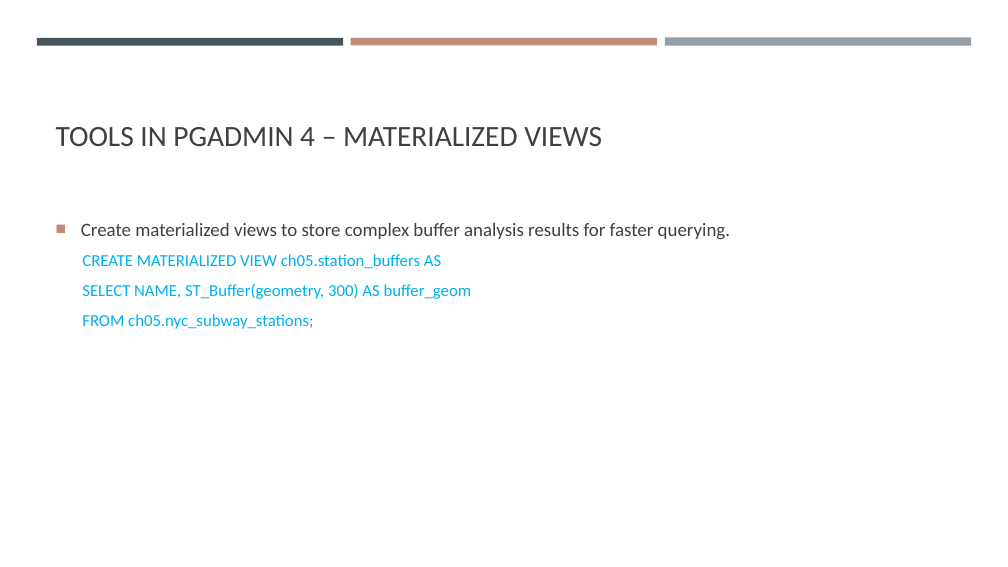
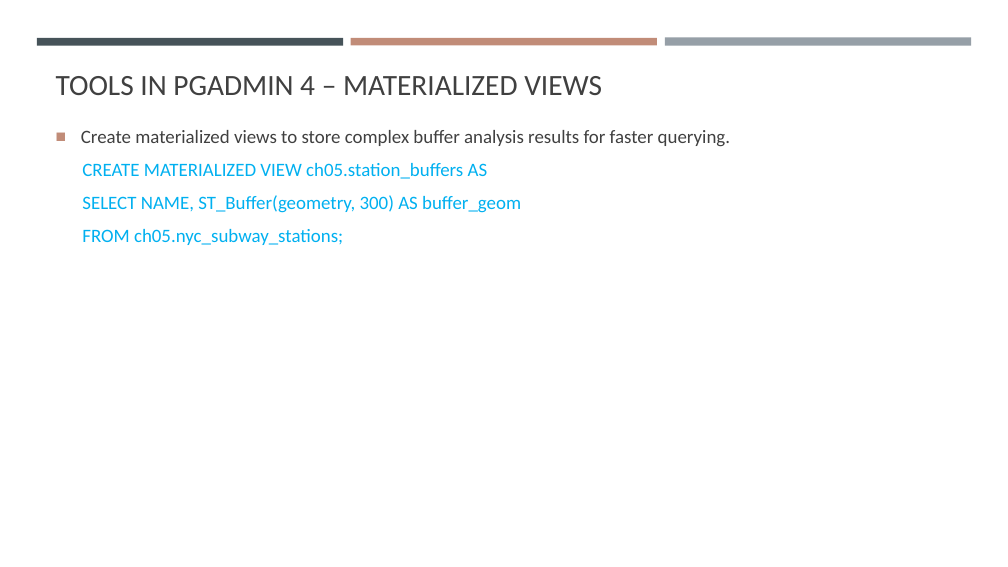
Before and after one commit to gisynw/ssj-376, a slide deck: slide 15 of docs/Lectures/Week05/Week05_Park02.pptx (slide 18 before the commit). Drawn at 1008x567 pixels with LibreOffice and Linux fonts; fonts in the diff are those of the drawing. Boxes give left, top, right and bottom in pixels: in the first picture for what was removed or moved away, otherwise in the second. Text is boxed around its words. In the diff, an @@ line names an element or a change of style, - is before the commit and + after.

```diff
--- a/docs/Lectures/Week05/Week05_Park02.pptx
+++ b/docs/Lectures/Week05/Week05_Park02.pptx
@@ title "TOOLS IN PGADMIN 4 – ...": place and size @@
-title "TOOLS IN PGADMIN 4 – ..." at [56, 127, 602, 146]
+title "TOOLS IN PGADMIN 4 – ..." at [56, 76, 602, 95]
@@ text "Create materialized views to store ...": place and size @@
-text "Create materialized views to store ..." at [81, 223, 730, 329]
+text "Create materialized views to store ..." at [81, 130, 730, 245]
@@ text at [82, 163, 521, 245]: size 16 to 18 pt in "CREATE MATERIALIZED VIEW ch05.station_buffers AS", "SELECT NAME, ST_Buffer(geometry, 300) AS buffer_geom", "FROM ch05.nyc_subway_stations;" @@
```
Also in this commit, not shown: 4 other slides changed, 3 slides removed, 3 other files.
